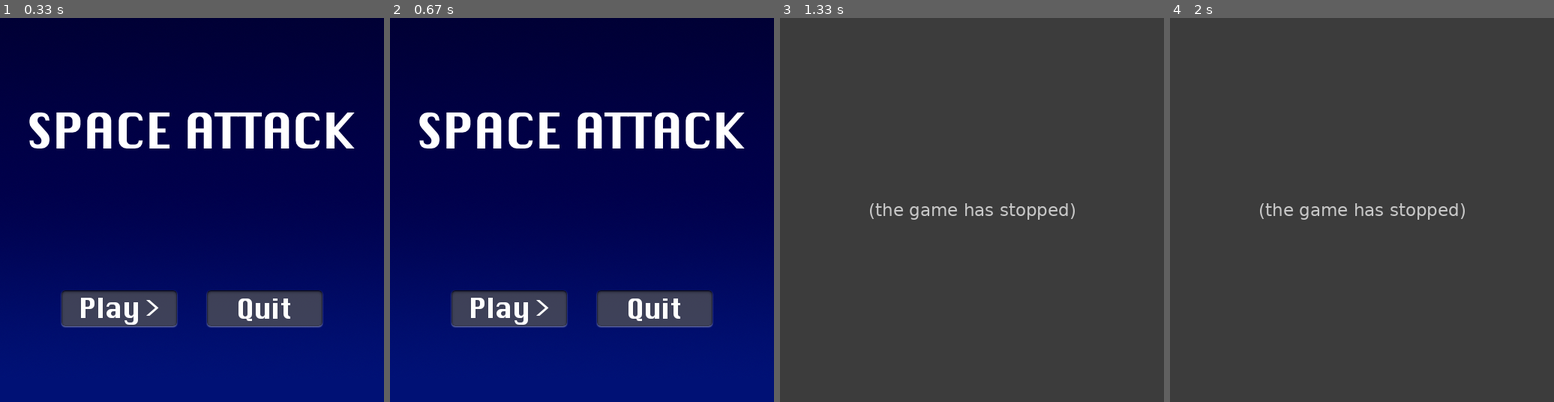
Above: before the commit, frames 1-4 (left to right).
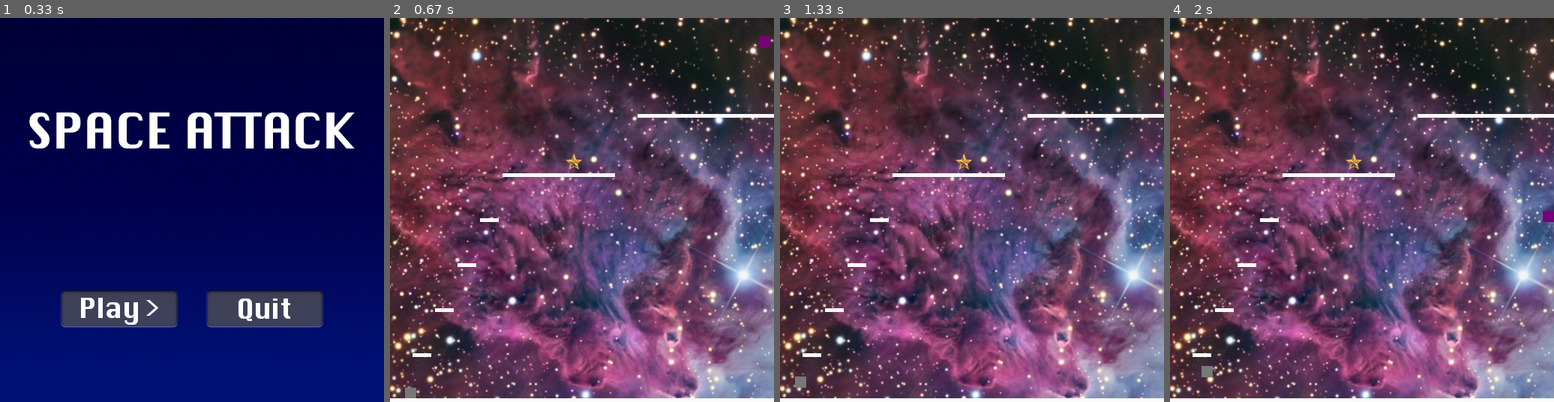
Above: after the commit, the same moments.

Repository: ezfe/Space-Attack
Game: pygame game, started from Space-Attack/main.py
Same seed, same stepped clock (60 frames per second), same inputs: the game is played once before the commit and once after it.
Inputs (mouse positions are in pixels of both pictures, inside the frame that each line leads up to):
- Up to frame 1 (0.33 s): no input
- Up to frame 2 (0.67 s): click (509, 309) at 0.4 s
- Up to frame 3 (1.33 s): hold Right 0.67-1.13 s; hold Up from 1.17 s (still down); hold W from 1.17 s (still down)
- Up to frame 4 (2 s): release Up at 1.47 s; release W at 1.47 s; hold Right 1.5-1.97 s; hold D 1.5-1.97 s

Frame 1 is identical in both runs. In frame 2, 99% of the frame differs, in the area x 0-100%, y 0-100%; in frame 3, 78%; in frame 4, 78%.
Error before the commit: AttributeError: 'SpaceAttackApp' object has no attribute 'player2' (main.py line 39); the game stopped at 0.7 s (later frames are placeholders)

Commit message:
Made buttons

Diff:
--- a/Space-Attack/main.py
+++ b/Space-Attack/main.py
@@ -8,6 +8,7 @@
 from pygameapp import PygameApp
 from actor import Actor
 import json
+import sys
 
 class SpaceAttackApp(PygameApp):
     width = 512
@@ -25,10 +26,6 @@
 
     def handle_event(self, event):
         if event.type == KEYDOWN:
-            if event.key == K_SPACE and self.mainmenu:
-                self.mainmenu = False
-                self.backgroundImage.setImage("levelbackground.png")
-                self.loadLevel(1)
             if event.key == K_d:
                 self.player.moveRight()
             if event.key == K_a:
@@ -41,6 +38,14 @@
                 self.player2.moveLeft()
             if event.key == K_UP:
                 self.player2.jump()
+        if event.type == MOUSEBUTTONUP:
+            if self.mainmenu:
+                if event.pos[0] > 82 and event.pos[0] < 236 and event.pos[1] > 364 and event.pos[1] < 413:
+                    self.mainmenu = False
+                    self.backgroundImage.setImage("levelbackground.png")
+                    self.loadLevel(1)
+                if event.pos[0] > 276 and event.pos[0] < 430 and event.pos[1] > 364 and event.pos[1] < 413:
+                    sys.exit(0)
         return True
     def poll(self):
         pass
